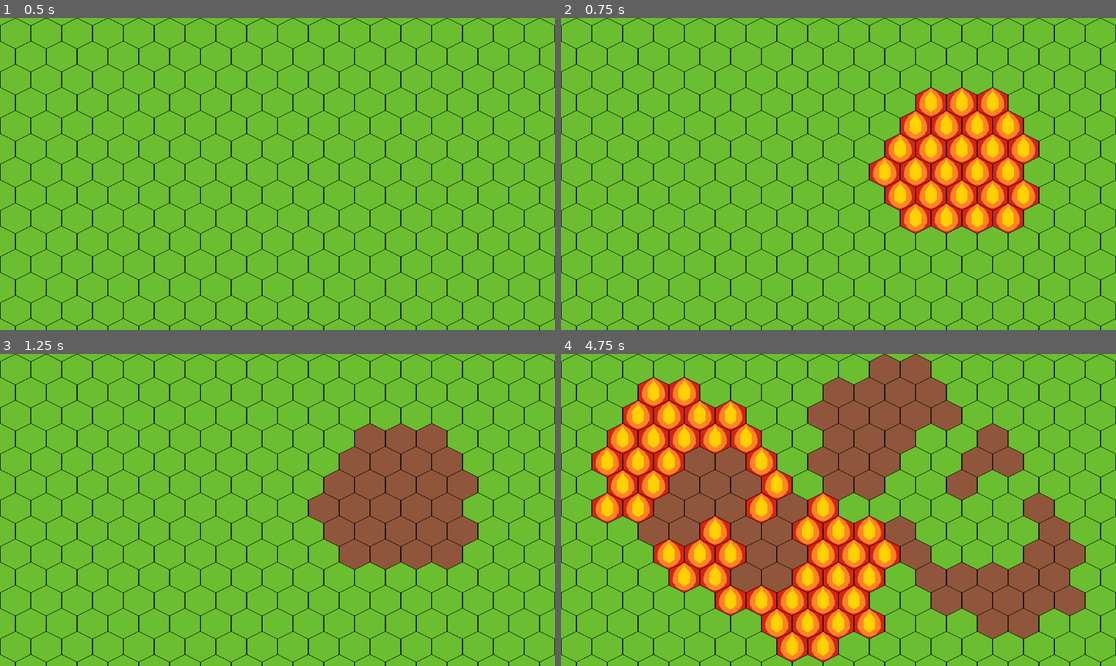
Above: before the commit, frames 1-4 (two rows, left to right).
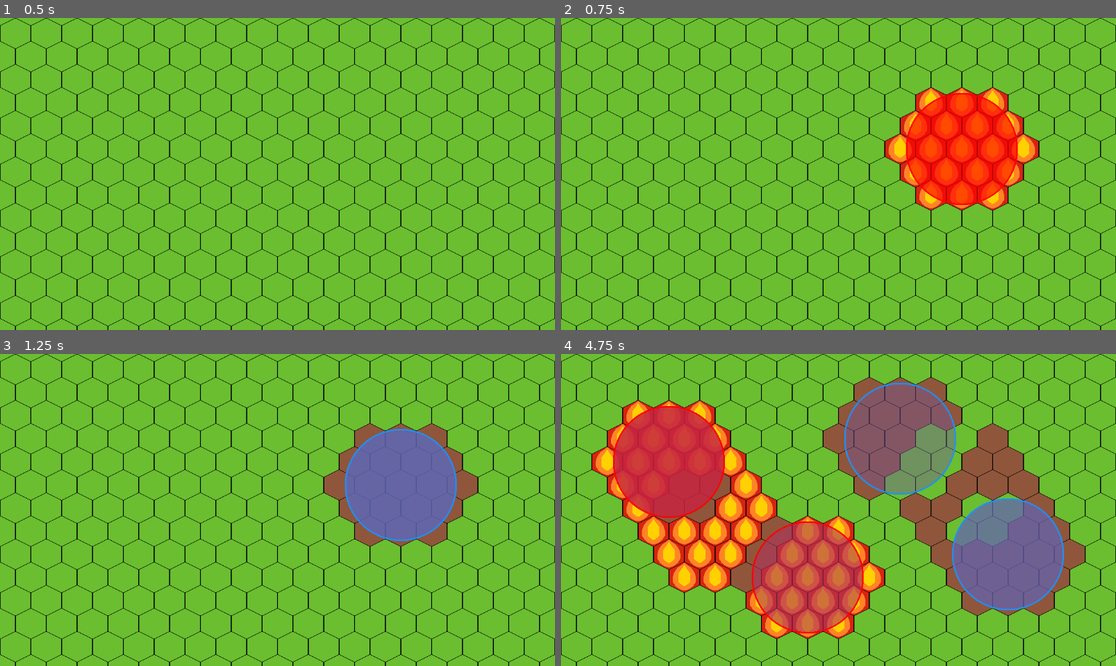
Above: after the commit, the same moments.

Repository: BielMaxBR/hextests
Game: Godot game, scene res://scenes/root.tscn
Same seed, same stepped clock (60 frames per second), same inputs: the game is played once before the commit and once after it.
Inputs (mouse positions are in pixels of both pictures, inside the frame that each line leads up to):
- Up to frame 1 (0.5 s): no input
- Up to frame 2 (0.75 s): tap Enter at 0.5 s; move the mouse to (960, 158) at 0.52 s; click (960, 158) at 0.6 s
- Up to frame 3 (1.25 s): right-click (399, 494) at 0.8 s
- Up to frame 4 (4.75 s): tap Space at 1.25, 2.75, 4.25 s; move the mouse to (727, 525) at 1.27 s; right-click (727, 525) at 1.35 s; click (727, 525) at 1.55 s; tap Enter at 2, 3.5 s; move the mouse to (894, 441) at 2.02 s; click (894, 441) at 2.1 s; right-click (894, 441) at 2.3 s; move the mouse to (810, 572) at 2.77 s; right-click (810, 572) at 2.85 s; click (810, 572) at 3.05 s; move the mouse to (1005, 556) at 3.52 s; click (1005, 556) at 3.6 s; right-click (1005, 556) at 3.8 s; move the mouse to (672, 463) at 4.27 s; right-click (672, 463) at 4.35 s; click (672, 463) at 4.55 s

Frame 1 is identical in both runs. In frame 2, 8.6% of the frame differs, in the area x 55-87%, y 24-70%; in frame 3, 8.6%; in frame 4, 38%, in the area x 5-95%, y 0-99%.

Commit message:
uns frufru

Diff:
--- a/resources/damages/damageType.gd
+++ b/resources/damages/damageType.gd
@@ -2,3 +2,4 @@
 class_name DamageType
 
 var type: String
+var color: Color
--- a/resources/damages/fire.gd
+++ b/resources/damages/fire.gd
@@ -3,3 +3,4 @@
 
 func _init() -> void:
 	type = "fire"
+	color = Color.RED
--- a/resources/damages/water.gd
+++ b/resources/damages/water.gd
@@ -3,3 +3,4 @@
 
 func _init() -> void:
 	type = "water"
+	color = Color.DODGER_BLUE
--- a/resources/tiles/grassTile.gd
+++ b/resources/tiles/grassTile.gd
@@ -5,6 +5,5 @@
 	sprite = load("res://sprites/grass.png")
 
 func update(damage: DamageType):
-	print("dano vindo de:",tile.global_position)
 	if damage is FireDamage:
 		tile.change_state(FireTile.new())
--- a/scenes/areaDamage.tscn
+++ b/scenes/areaDamage.tscn
@@ -12,6 +12,7 @@
 [node name="AreaDamage" type="Node2D"]
 script = ExtResource("1_6yhyn")
 damage_type = SubResource("Resource_5nwtm")
+radius = 115
 
 [node name="Area2D" type="Area2D" parent="."]
 collision_layer = 4
--- a/scenes/tile.tscn
+++ b/scenes/tile.tscn
@@ -15,3 +15,6 @@
 [node name="Sprite" type="Sprite2D" parent="."]
 texture = ExtResource("2_27obw")
 offset = Vector2(0, 5)
+
+[node name="VisibleOnScreenEnabler2D" type="VisibleOnScreenEnabler2D" parent="."]
+rect = Rect2(-32, -32, 64, 64)
--- a/scripts/area_damage.gd
+++ b/scripts/area_damage.gd
@@ -7,13 +7,23 @@
 func _ready() -> void:
 	var shape = $Area2D/CollisionShape2D.shape as CircleShape2D
 	shape.radius = radius
-	$Timer.start(timer)
+	$Timer.wait_time = timer
+	$Timer.start()
+
+func _process(delta: float) -> void:
+	queue_redraw()
+
+func _draw() -> void:
+	var color = damage_type.color
+	color.a =  (($Timer.time_left+1) / $Timer.wait_time) * 0.5
+	draw_circle(Vector2.ZERO,radius,color)
+	color.a = 1
+	draw_circle(Vector2.ZERO,radius,color,false,3)
 
 func _on_area_2d_area_entered(area: Area2D) -> void:
 	var parent := area.get_parent()
 	if parent is Tile:
 		parent.update_state(damage_type)
-		print(parent.global_position)
 
 func _on_timer_timeout() -> void:
 	queue_free()
--- a/scripts/root.gd
+++ b/scripts/root.gd
@@ -3,11 +3,14 @@
 func _process(delta: float) -> void:
 	if Input.is_action_just_pressed("click"):
 		var inst: Node2D = load("res://scenes/areaDamage.tscn").instantiate()
-		inst.global_position = get_global_mouse_position()
+		inst.global_position = snap(get_global_mouse_position())
 		add_child(inst)
 
 	if Input.is_action_just_pressed("clickR"):
 		var inst: Node2D = load("res://scenes/areaDamage.tscn").instantiate()
 		inst.damage_type = WaterDamage.new()
-		inst.global_position = get_global_mouse_position()
+		inst.global_position = snap(get_global_mouse_position())
 		add_child(inst)
+
+func snap(pos):
+	return $TileMapLayer.map_to_local($TileMapLayer.local_to_map(pos))
Renamed: resources/tiles/carbonTile.gd -> resources/tiles/dirtTile.gd
